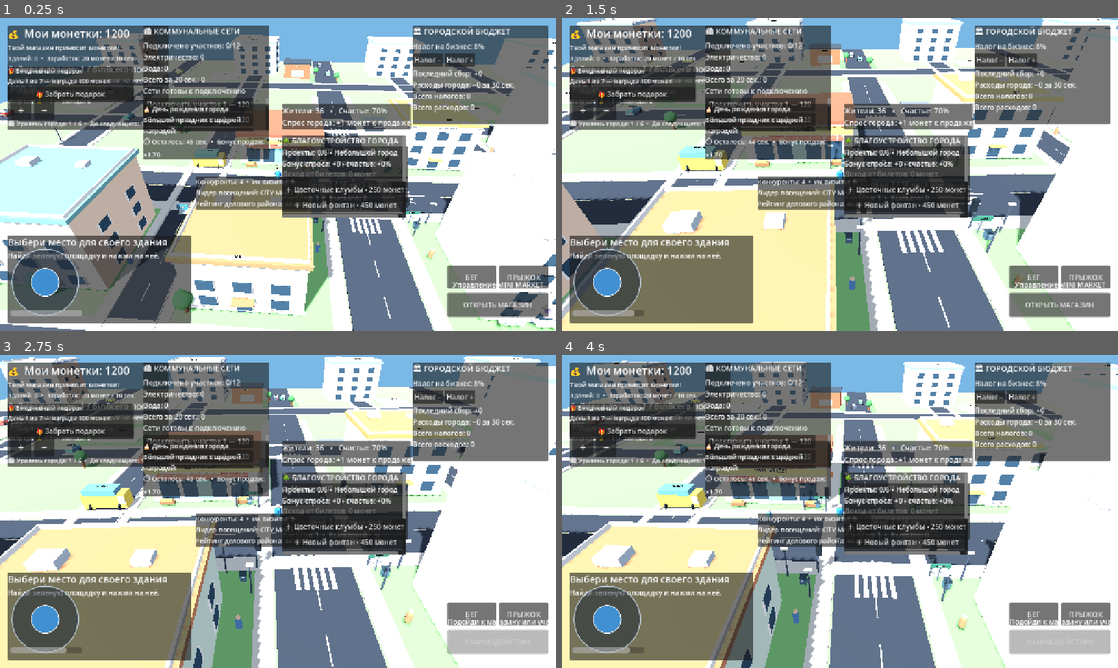
Above: before the commit, frames 1-4 (two rows, left to right).
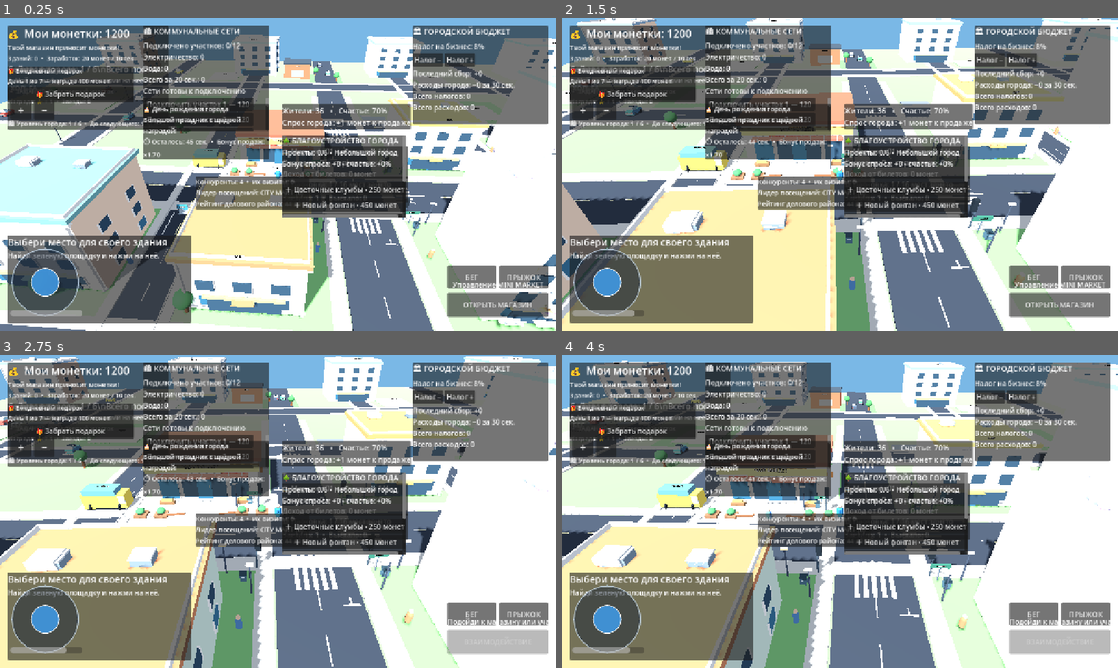
Above: after the commit, the same moments.

Repository: uchihabaha05-del/MINI-WORLD-TYCOON
Game: Godot game, scene res://scenes/Main.tscn
Same seed, same stepped clock (60 frames per second), same inputs: the game is played once before the commit and once after it.
Inputs (mouse positions are in pixels of both pictures, inside the frame that each line leads up to):
- Up to frame 1 (0.25 s): no input
- Up to frame 2 (1.5 s): tap Enter at 0.5 s; move the mouse to (962, 158) at 0.52 s; hold D 0.53-1.25 s; hold Shift 0.53-1.25 s; click (962, 158) at 0.67 s; tap Space at 0.77 s; drag from (728, 190) to (812, 237) at 1.27 s
- Up to frame 3 (2.75 s): move the mouse to (333, 442) at 2.02 s; hold D from 2.03 s (still down); hold Shift from 2.03 s (still down)
- Up to frame 4 (4 s): release D at 2.75 s; release Shift at 2.75 s; drag from (812, 574) to (673, 464) at 2.77 s; move the mouse to (1006, 558) at 3.52 s; hold A from 3.53 s (still down); hold Shift from 3.53 s (still down); tap Space at 3.77 s

The runs differ from the first frame. In frame 1, 2.4% of the frame differs, in the area x 0-100%, y 5-98%; in frame 2, 2.3%; in frame 3, 2.5%, in the area x 0-100%, y 0-88%; in frame 4, 2.4%.

Commit message:
Visual restart: modern architecture, market plaza and upgraded streets

Diff:
--- a/scripts/world_builder.gd
+++ b/scripts/world_builder.gd
@@ -27,6 +27,9 @@
 	_build_outer_districts()
 	_build_traffic_lights()
 	_detail_shop_entrance()
+	_apply_visual_refresh()
+	_build_market_plaza()
+	_build_road_markings_upgrade()
 
 func _build_ground() -> void:
 	_box(self, Vector3(220, 0.5, 220), Vector3(0, -0.3, 0), GRASS, "CityGround")
@@ -427,3 +430,92 @@
 				signal_material.emission_energy_multiplier = 0.65
 				lamp.material_override = signal_material
 				signal_root.add_child(lamp)
+
+
+# VISUAL RESTART — replace the prototype blockout feel with a coherent modern town.
+func _apply_visual_refresh() -> void:
+	for child in get_children():
+		if not child is Node3D:
+			continue
+		if child.name == "PlayerShop" or child.name == "CentralPark" or child.name == "TrafficSignal":
+			continue
+		if child.name.begins_with("Apartments") or child.name.begins_with("NorthDistrict") or child.name.begins_with("SouthDistrict") or child.name in ["Bakery", "Cafe", "Office", "FlowerShop"]:
+			_add_architectural_finish(child as Node3D)
+	for node in find_children("*", "MeshInstance3D", true, false):
+		var mesh_node := node as MeshInstance3D
+		if mesh_node == null:
+			continue
+		if mesh_node.name in ["FrontGlass", "SideGlass", "StoreWindow", "EntranceDoor"]:
+			var glass := StandardMaterial3D.new()
+			glass.albedo_color = Color("#477b91")
+			glass.metallic = 0.28
+			glass.roughness = 0.2
+			glass.transparency = BaseMaterial3D.TRANSPARENCY_DISABLED
+			glass.emission_enabled = true
+			glass.emission = Color("#244858")
+			glass.emission_energy_multiplier = 0.12
+			mesh_node.material_override = glass
+		elif mesh_node.name == "LampHead":
+			var glow := StandardMaterial3D.new()
+			glow.albedo_color = Color("#ffe4a3")
+			glow.emission_enabled = true
+			glow.emission = Color("#ffc96e")
+			glow.emission_energy_multiplier = 0.8
+			mesh_node.material_override = glow
+
+func _add_architectural_finish(building: Node3D) -> void:
+	var body := building.get_node_or_null("BuildingBody") as MeshInstance3D
+	if body == null:
+		return
+	var size: Vector3 = (body.mesh as BoxMesh).size
+	var accent := Color("#f1e9db")
+	var dark := Color("#344b58")
+	# Strong vertical facade piers and a continuous upper cornice.
+	for x in [-size.x * 0.48, size.x * 0.48]:
+		_box(building, Vector3(0.32, size.y, 0.32), Vector3(x, size.y * 0.5, size.z * 0.5 + 0.2), accent, "FacadePier")
+	_box(building, Vector3(size.x + 0.8, 0.32, 0.48), Vector3(0, size.y - 0.18, size.z * 0.5 + 0.2), accent, "FacadeCornice")
+	# Ground-floor storefront bays and signage make each block legible at street level.
+	_box(building, Vector3(size.x * 0.62, 2.35, 0.18), Vector3(0, 1.35, size.z * 0.5 + 0.22), dark, "GroundFloorShopfront")
+	_box(building, Vector3(size.x * 0.68, 0.48, 0.28), Vector3(0, 2.85, size.z * 0.5 + 0.28), Color("#d9a66d"), "StorefrontCanopy")
+	# Rooftop plant equipment and vents break up the flat roof silhouette.
+	for i in range(2):
+		var rx := -size.x * 0.22 + float(i) * size.x * 0.44
+		_box(building, Vector3(1.5, 0.65, 1.2), Vector3(rx, size.y + 0.82, -size.z * 0.18), Color("#78858b"), "RooftopHVAC")
+		_box(building, Vector3(1.62, 0.12, 1.32), Vector3(rx, size.y + 1.2, -size.z * 0.18), Color("#c1c8c8"), "RooftopHVACCap")
+
+func _build_market_plaza() -> void:
+	var plaza := Node3D.new()
+	plaza.name = "MarketPlaza"
+	plaza.position = Vector3(-15, 0, -6.8)
+	add_child(plaza)
+	_box(plaza, Vector3(23, 0.16, 7.5), Vector3(0, 0.02, 0), Color("#c9c7bc"), "MarketStonePaving")
+	for x in [-9.0, -6.0, 6.0, 9.0]:
+		_box(plaza, Vector3(1.8, 0.42, 1.5), Vector3(x, 0.28, 1.8), Color("#8b684c"), "PlanterBox")
+		var shrub := MeshInstance3D.new()
+		var shrub_mesh := SphereMesh.new()
+		shrub_mesh.radius = 0.62
+		shrub_mesh.height = 0.9
+		shrub.mesh = shrub_mesh
+		shrub.position = Vector3(x, 0.92, 1.8)
+		shrub.material_override = _material(Color("#4e8b59"))
+		plaza.add_child(shrub)
+	for x in [-3.8, 3.8]:
+		_box(plaza, Vector3(2.6, 0.18, 0.55), Vector3(x, 0.42, 2.0), Color("#80583c"), "PlazaBench")
+		_box(plaza, Vector3(2.6, 0.12, 0.12), Vector3(x, 0.78, 2.22), Color("#d1b28a"), "BenchBack")
+	# A framed pedestrian entrance path leads directly to the market door.
+	for x in [-1.4, 1.4]:
+		_box(plaza, Vector3(0.12, 0.035, 5.6), Vector3(x, 0.12, -0.1), Color("#eee8d9"), "WalkwayEdge")
+
+func _build_road_markings_upgrade() -> void:
+	# Turn the broad road grid into clearly marked, modern streets.
+	for axis in [-1.0, 1.0]:
+		for z in [-30.0, 30.0, -66.0, 66.0]:
+			for side in [-1.0, 1.0]:
+				_box(self, Vector3(5.0, 0.035, 0.16), Vector3(axis * 10.0, 0.13, z + side * 2.0), Color("#e9e7dc"), "StopLine")
+		for x in [-30.0, 30.0, -66.0, 66.0]:
+			for side in [-1.0, 1.0]:
+				_box(self, Vector3(0.16, 0.035, 5.0), Vector3(x + side * 2.0, 0.13, axis * 10.0), Color("#e9e7dc"), "StopLine")
+	# Decorative lane arrows at the main intersection.
+	for p in [Vector3(-3.2, 0.15, -12), Vector3(3.2, 0.15, 12)]:
+		_box(self, Vector3(1.8, 0.035, 0.18), p, Color("#f5f2e8"), "LaneArrowStem")
+		_box(self, Vector3(0.18, 0.035, 1.0), p + Vector3(0, 0, -0.42), Color("#f5f2e8"), "LaneArrowHead")
